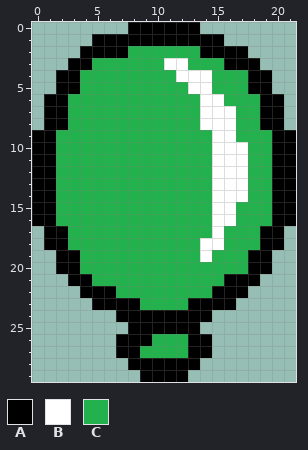
File history of a pixel-art sprite, FinalProject/res/greenbloon.png. That is the earlier state.
The file is 22x30 pixels.
Palette (. is transparent): A #000000  B #ffffff  C #22b14c
After the commit:
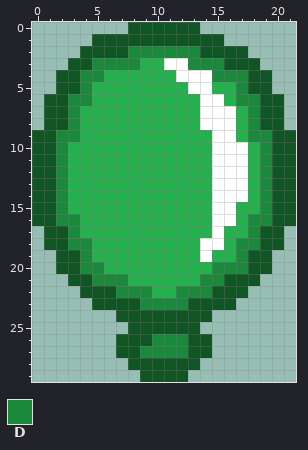
Colours new in this view: D #1a893b
Changes in this commit:
colour A: #000000 -> #105524
y 2: x 8..13 CCCCCC -> DDDDDD
y 3: x 5..8 CCCC -> DDDD; x 13..15 CCC -> DDD
y 4: x 4..5 CC -> DD; x 15..17 CCC -> DDD
y 5: x 4 C -> D; x 17 C -> D
y 6: x 3..4 CC -> DD; x 17..18 CC -> DD
y 7..8: x 3 C -> D; x 18 C -> D
y 9: x 2..3 CC -> DD; x 18..19 CC -> DD
y 10..15: x 2 C -> D; x 19 C -> D
y 16: x 2..3 CC -> DD; x 18..19 CC -> DD
y 17: x 3 C -> D; x 18 C -> D
y 18: x 3..4 CC -> DD; x 17..18 CC -> DD
y 19: x 4 C -> D; x 17 C -> D
y 20: x 4..5 CC -> DD; x 15..17 CCC -> DDD
y 21: x 5..7 CCC -> DDD; x 14..15 CC -> DD
y 22: x 7..9 CCC -> DDD; x 12..14 CCC -> DDD
y 23: x 9..12 CCCC -> DDDD
y 26: x 10..12 CCC -> DDD
y 27: x 9..12 CCCC -> DDDD
Pixel boxes of the changes (left, top, right, bottom) in both pictures:
changed: (32, 22, 296, 382)
